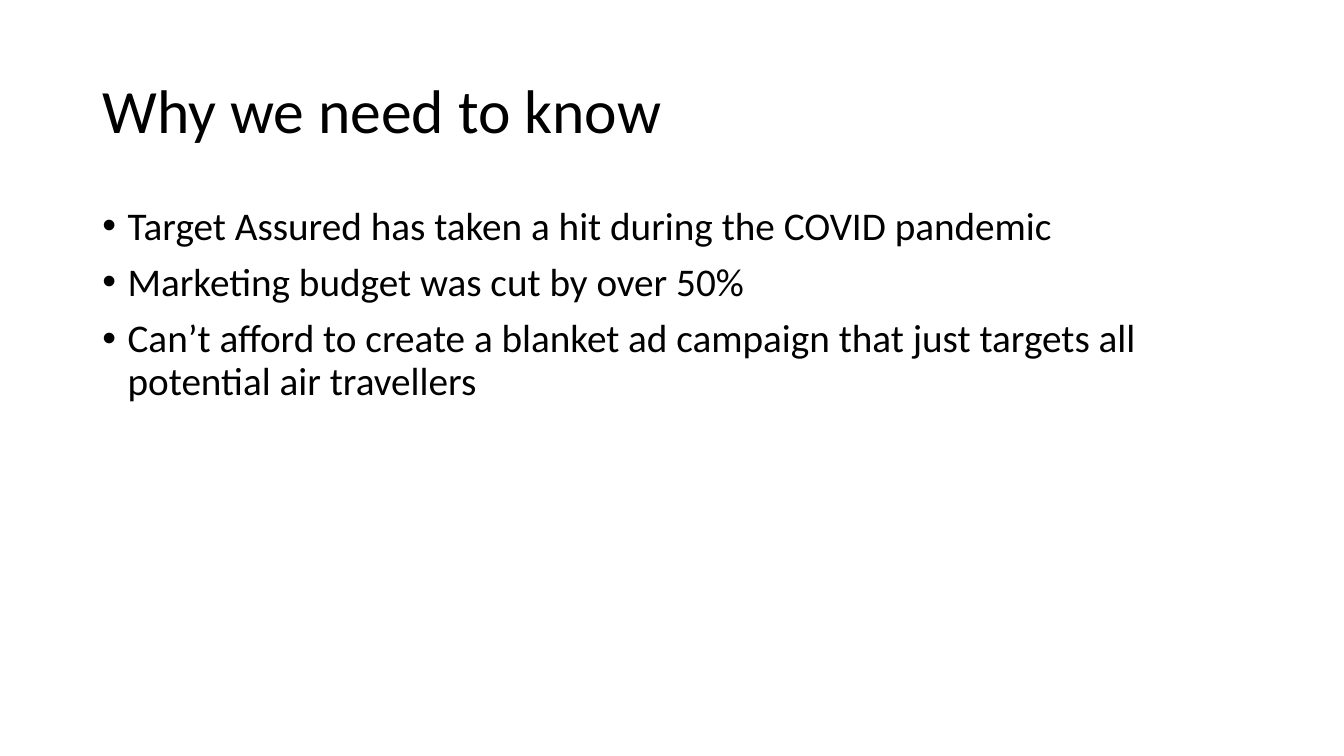
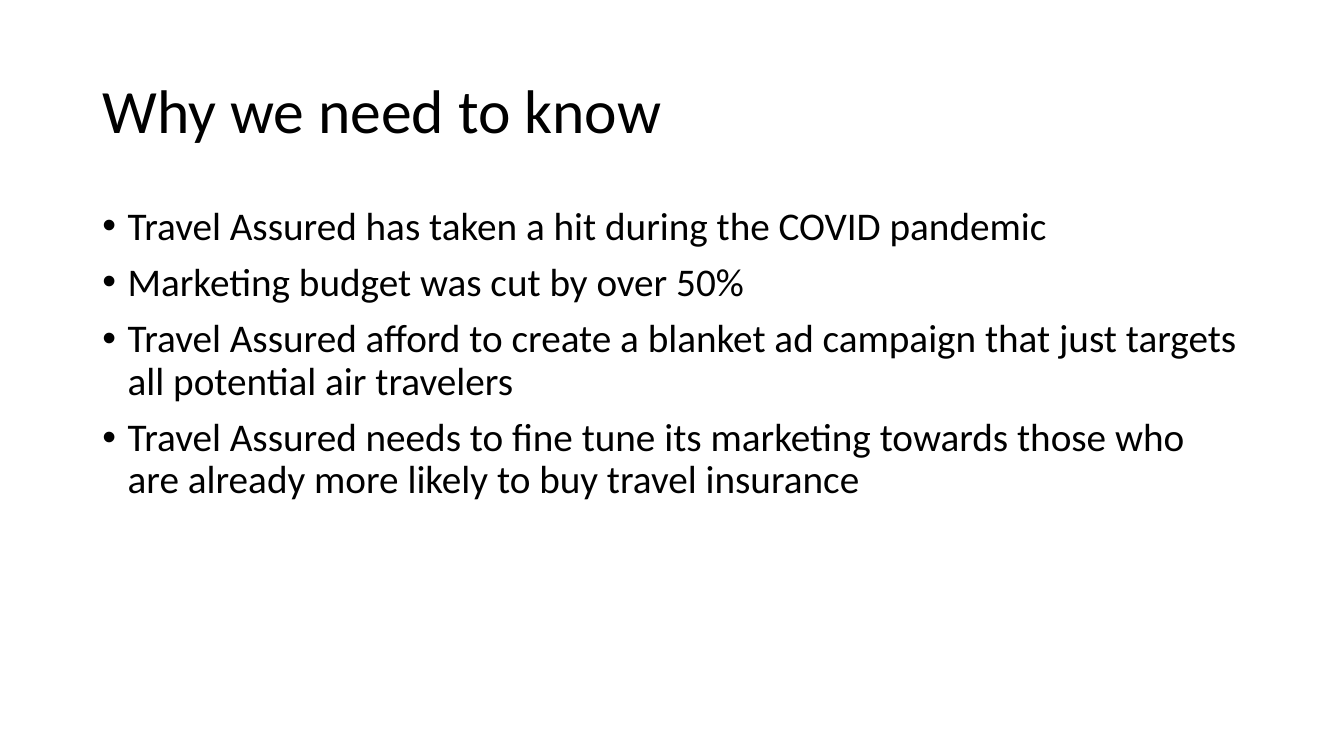
Before and after one commit to teruki-i/travel_insurance_case_study, a slide deck: slide 2 of resources/Travel_Insurance_Presentation.pptx. Drawn at 1344x756 pixels with LibreOffice and Linux fonts; fonts in the diff are those of the drawing. Boxes give left, top, right and bottom in pixels: in the first picture for what was removed or moved away, otherwise in the second. Text is boxed around its words. In the diff, an @@ line names an element or a change of style, - is before the commit and + after.

```diff
--- a/resources/Travel_Insurance_Presentation.pptx
+++ b/resources/Travel_Insurance_Presentation.pptx
@@ text at <box>128,212,1047,247</box>: text changed @@
-• Target Assured has taken a hit during the COVID pandemic
+• Travel Assured has taken a hit during the COVID pandemic
@@ text at <box>128,324,1236,500</box>: text changed @@
-• Can’t afford to create a blanket ad campaign that just targets all potential air travellers
+• Travel Assured afford to create a blanket ad campaign that just targets all potential air travelers
+• Travel Assured needs to fine tune its marketing towards those who are already more likely to buy travel insurance
```
Also in this commit, not shown: 2 other slides changed, 3 slides added.
